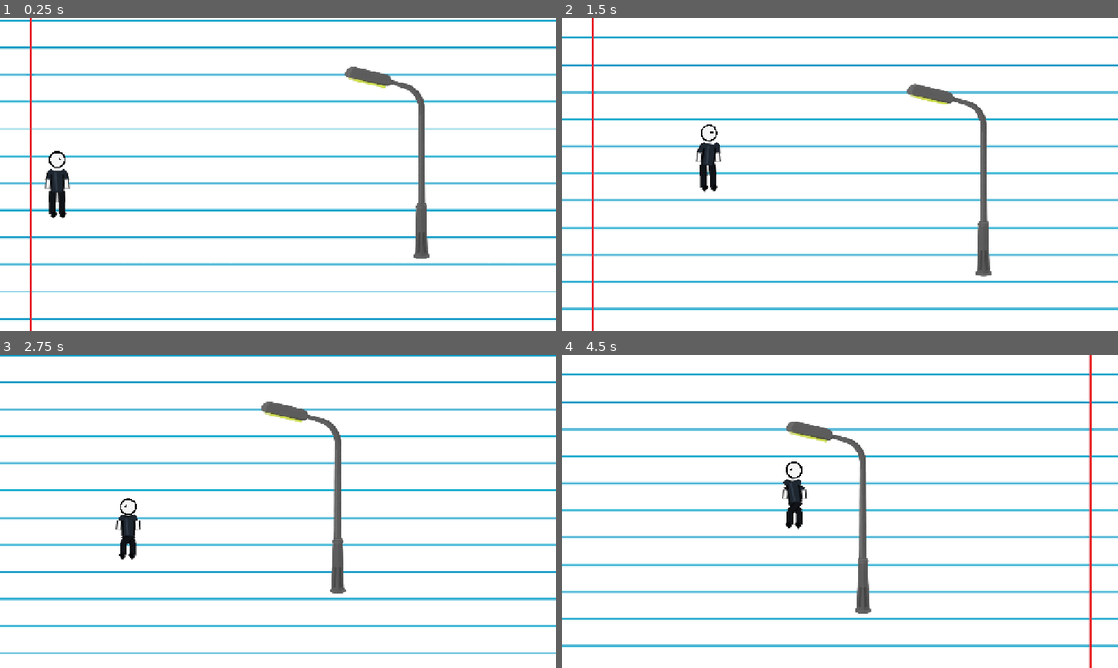
Above: before the commit, frames 1-4 (two rows, left to right).
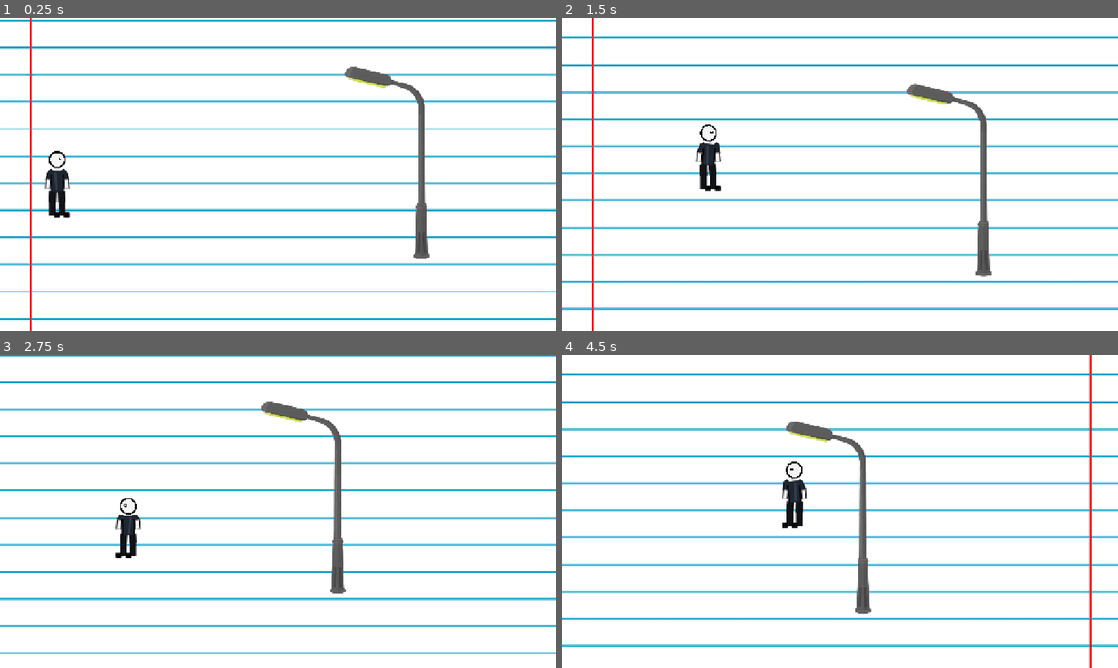
Above: after the commit, the same moments.

Repository: zamuuk13-sketch/TRY-HACKING-ME-NEW-
Game: Godot game, scene res://scenes/main.tscn
Two runs of this game, one before a commit and one after it. Both use one fixed random seed, a clock stepped at 60 frames per second and the inputs below.
Inputs:
- Up to frame 1 (0.25 s): no input
- Up to frame 2 (1.5 s): hold C (crouch) 0.53-1.28 s; hold D (move_right) from 0.53 s (still down); tap Space (jump) at 0.77, 0.8, 1.07, 1.35 s
- Up to frame 3 (2.75 s): tap Space (jump) at 1.52, 1.82, 2.3 s; tap C (crouch) at 1.55 s; release D (move_right) at 2.03 s; hold A (move_left) from 2.03 s (still down); hold C (crouch) from 2.03 s (still down)
- Up to frame 4 (4.5 s): release A (move_left) at 2.78 s; release C (crouch) at 2.78 s; hold D (move_right) 2.78-4.28 s; tap Shift at 2.85 s; tap Space (jump) at 3.02, 3.32, 3.77, 3.8, 4.07, 4.35 s; tap C (crouch) at 3.05 s; hold C (crouch) 3.53-4.28 s; hold A (move_left) from 4.28 s (still down)

The runs differ from the first frame. In frame 1, less than 0.1% of the frame differs, in the area x 8-13%, y 62-65%; in frame 2, less than 0.1%; in frame 3, 0.2%; in frame 4, 0.2%, in the area x 39-44%, y 34-56%.

Commit message:
Rebuild player walk as smooth 8-keyframe animation with proper pose interpolation and facing

Diff:
--- a/scripts/player.gd
+++ b/scripts/player.gd
@@ -1,6 +1,7 @@
 extends CharacterBody2D
-## TRY HACKING ME NOW — procedural player.
-## Movement is preserved. Walk uses a controlled 8-pose animation cycle.
+## TRY HACKING ME NOW — procedural 2D character.
+## The player is drawn as a small cutout-style rig and the walk is built from
+## explicit animation keyframes with interpolation between them.
 
 @export_category("Movement")
 @export var move_speed: float = 260.0
@@ -24,6 +25,42 @@
 var idle_time: float = 0.0
 var landing_punch: float = 0.0
 
+# Explicit walk keyframes. Every entry is a complete pose for the right-facing
+# character. The renderer mirrors the finished pose as one unit when facing left.
+# 0 Contact, 1 Down, 2 Passing, 3 Up, 4 Contact opposite, 5 Down, 6 Passing, 7 Up.
+var walk_knees_l: Array[Vector2] = [
+	Vector2(-9.0, 31.0), Vector2(-8.0, 32.0), Vector2(-4.0, 30.0), Vector2(1.0, 29.0),
+	Vector2(8.0, 31.0), Vector2(7.0, 32.0), Vector2(4.0, 30.0), Vector2(-1.0, 29.0)
+]
+var walk_knees_r: Array[Vector2] = [
+	Vector2(7.0, 30.0), Vector2(6.0, 31.0), Vector2(5.0, 30.0), Vector2(4.0, 29.0),
+	Vector2(-8.0, 31.0), Vector2(-7.0, 32.0), Vector2(-4.0, 30.0), Vector2(1.0, 29.0)
+]
+var walk_feet_l: Array[Vector2] = [
+	Vector2(-13.0, 52.0), Vector2(-11.0, 52.0), Vector2(-3.0, 51.0), Vector2(5.0, 50.0),
+	Vector2(4.0, 52.0), Vector2(2.0, 52.0), Vector2(-5.0, 51.0), Vector2(-8.0, 50.0)
+]
+var walk_feet_r: Array[Vector2] = [
+	Vector2(4.0, 52.0), Vector2(1.0, 52.0), Vector2(6.0, 51.0), Vector2(7.0, 50.0),
+	Vector2(13.0, 52.0), Vector2(11.0, 52.0), Vector2(3.0, 51.0), Vector2(-5.0, 50.0)
+]
+var walk_elbows_l: Array[Vector2] = [
+	Vector2(-12.0, -1.0), Vector2(-13.0, 1.0), Vector2(-15.0, 0.0), Vector2(-16.0, -3.0),
+	Vector2(-9.0, -2.0), Vector2(-10.0, 0.0), Vector2(-13.0, 0.0), Vector2(-15.0, -2.0)
+]
+var walk_elbows_r: Array[Vector2] = [
+	Vector2(14.0, -2.0), Vector2(15.0, 0.0), Vector2(13.0, 0.0), Vector2(10.0, -2.0),
+	Vector2(16.0, -3.0), Vector2(15.0, -1.0), Vector2(13.0, 0.0), Vector2(11.0, -2.0)
+]
+var walk_hands_l: Array[Vector2] = [
+	Vector2(-14.0, 12.0), Vector2(-15.0, 14.0), Vector2(-15.0, 11.0), Vector2(-17.0, 7.0),
+	Vector2(-7.0, 8.0), Vector2(-8.0, 10.0), Vector2(-12.0, 10.0), Vector2(-16.0, 8.0)
+]
+var walk_hands_r: Array[Vector2] = [
+	Vector2(16.0, 9.0), Vector2(17.0, 11.0), Vector2(13.0, 11.0), Vector2(9.0, 7.0),
+	Vector2(18.0, 8.0), Vector2(17.0, 10.0), Vector2(14.0, 11.0), Vector2(10.0, 8.0)
+]
+
 func _ready() -> void:
 	visible = true
 	modulate = Color.WHITE
@@ -84,18 +121,30 @@
 		else:
 			animation_time += delta
 			var frame_duration: float = 1.0 / maxf(animation_fps, 1.0)
-			if animation_time >= frame_duration:
+			while animation_time >= frame_duration:
 				animation_time -= frame_duration
-				animation_frame = (animation_frame + 1) % max(animation_frames, 1)
+				animation_frame = (animation_frame + 1) % animation_frames
+
+func _walk_pose_pair() -> Array[Vector2]:
+	var next_frame: int = (animation_frame + 1) % animation_frames
+	var duration: float = 1.0 / maxf(animation_fps, 1.0)
+	var blend: float = clampf(animation_time / duration, 0.0, 1.0)
+	# Smoothstep gives soft acceleration/deceleration between authored keys.
+	blend = blend * blend * (3.0 - 2.0 * blend)
+	return [Vector2(blend, 0.0), Vector2(float(next_frame), 0.0)]
+
+func _lerp_pose(values: Array[Vector2], frame: int, blend: float) -> Vector2:
+	var next_frame: int = (frame + 1) % animation_frames
+	return values[frame].lerp(values[next_frame], blend)
 
 func _draw() -> void:
 	var skin: Color = Color(0.96, 0.96, 0.96, 1.0)
-	var skin_shadow: Color = Color(0.72, 0.74, 0.78, 1.0)
+	var skin_shadow: Color = Color(0.70, 0.72, 0.76, 1.0)
 	var outline: Color = Color(0.025, 0.028, 0.035, 1.0)
 	var shirt: Color = Color(0.12, 0.15, 0.19, 1.0)
-	var shirt_light: Color = Color(0.19, 0.23, 0.28, 1.0)
+	var shirt_light: Color = Color(0.20, 0.24, 0.29, 1.0)
 	var pants: Color = Color(0.065, 0.075, 0.095, 1.0)
-	var shoe: Color = Color(0.025, 0.028, 0.035, 1.0)
+	var shoe: Color = Color(0.02, 0.022, 0.028, 1.0)
 
 	var d: float = facing_direction
 	var body_y: float = 0.0
@@ -104,31 +153,30 @@
 	var shoulder_y: float = -14.0
 	var hip_y: float = 16.0
 
-	var left_knee: Vector2 = Vector2(-7.0, 31.0)
-	var right_knee: Vector2 = Vector2(7.0, 31.0)
-	var left_ankle: Vector2 = Vector2(-7.0, 49.0)
-	var right_ankle: Vector2 = Vector2(7.0, 49.0)
-	var left_foot: Vector2 = Vector2(-7.0, 52.0)
-	var right_foot: Vector2 = Vector2(7.0, 52.0)
-	var left_elbow: Vector2 = Vector2(-13.0, -1.0)
-	var right_elbow: Vector2 = Vector2(13.0, -1.0)
-	var left_hand: Vector2 = Vector2(-14.0, 11.0)
-	var right_hand: Vector2 = Vector2(14.0, 11.0)
+	var knee_l: Vector2 = Vector2(-7.0, 31.0)
+	var knee_r: Vector2 = Vector2(7.0, 31.0)
+	var foot_l: Vector2 = Vector2(-7.0, 52.0)
+	var foot_r: Vector2 = Vector2(7.0, 52.0)
+	var elbow_l: Vector2 = Vector2(-13.0, -1.0)
+	var elbow_r: Vector2 = Vector2(13.0, -1.0)
+	var hand_l: Vector2 = Vector2(-14.0, 11.0)
+	var hand_r: Vector2 = Vector2(14.0, 11.0)
 
 	if animation_state == "walk":
-		_apply_walk_pose(animation_frame, left_knee, right_knee, left_ankle, right_ankle, left_foot, right_foot, left_elbow, right_elbow, left_hand, right_hand)
-		var pose_body_y: float = 0.0
-		match animation_frame:
-			0, 4:
-				pose_body_y = 0.0
-			1, 5:
-				pose_body_y = 1.8
-			2, 6:
-				pose_body_y = -0.8
-			3, 7:
-				pose_body_y = -1.6
-		body_y = pose_body_y
-		body_lean = 1.0 * d
+		var frame_duration: float = 1.0 / maxf(animation_fps, 1.0)
+		var blend: float = clampf(animation_time / frame_duration, 0.0, 1.0)
+		blend = blend * blend * (3.0 - 2.0 * blend)
+		knee_l = _lerp_pose(walk_knees_l, animation_frame, blend)
+		knee_r = _lerp_pose(walk_knees_r, animation_frame, blend)
+		foot_l = _lerp_pose(walk_feet_l, animation_frame, blend)
+		foot_r = _lerp_pose(walk_feet_r, animation_frame, blend)
+		elbow_l = _lerp_pose(walk_elbows_l, animation_frame, blend)
+		elbow_r = _lerp_pose(walk_elbows_r, animation_frame, blend)
+		hand_l = _lerp_pose(walk_hands_l, animation_frame, blend)
+		hand_r = _lerp_pose(walk_hands_r, animation_frame, blend)
+		var cycle_phase: float = (float(animation_frame) + blend) / 8.0
+		body_y = sin(cycle_phase * TAU) * 1.35
+		body_lean = 0.9 * d
 	else:
 		var breath: float = sin(idle_time * TAU * 0.85)
 		body_y = breath * 0.45
@@ -136,175 +184,78 @@
 			body_y = -1.0
 			body_lean = 2.0 * d
 		elif animation_state == "crouch":
-			body_y = 10.0
+			body_y = 9.0
 			head_y = -22.0
 			shoulder_y = -7.0
 			hip_y = 20.0
 		elif animation_state == "jump":
 			body_y = -2.0
-			body_lean = 3.0 * d
+			body_lean = 2.0 * d
 		elif animation_state == "fall":
 			body_y = 2.0
-			body_lean = -2.0 * d
+			body_lean = -1.5 * d
+
+	# The entire rig is mirrored as a single coordinate system. This prevents
+	# the old left-facing deformation where individual limbs were flipped twice.
+	knee_l.x *= d
+	knee_r.x *= d
+	foot_l.x *= d
+	foot_r.x *= d
+	elbow_l.x *= d
+	elbow_r.x *= d
+	hand_l.x *= d
+	hand_r.x *= d
 
 	var torso_top: Vector2 = Vector2(body_lean, shoulder_y + body_y)
 	var torso_bottom: Vector2 = Vector2(-body_lean * 0.35, hip_y + body_y)
 	var head: Vector2 = Vector2(body_lean * 0.25, head_y + body_y)
 	var neck: Vector2 = Vector2(body_lean * 0.05, -19.0 + body_y)
-	var shoulder_l: Vector2 = torso_top + Vector2(-9.5, 1.0)
-	var shoulder_r: Vector2 = torso_top + Vector2(9.5, 1.0)
-	var hip_l: Vector2 = torso_bottom + Vector2(-6.5, 0.0)
-	var hip_r: Vector2 = torso_bottom + Vector2(6.5, 0.0)
-
-	left_knee.y += body_y
-	right_knee.y += body_y
-	left_ankle.y += body_y
-	right_ankle.y += body_y
-	left_foot.y += body_y
-	right_foot.y += body_y
-	left_elbow.y += body_y
-	right_elbow.y += body_y
-	left_hand.y += body_y
-	right_hand.y += body_y
-
-	if d < 0.0:
-		left_knee.x *= -1.0
-		right_knee.x *= -1.0
-		left_ankle.x *= -1.0
-		right_ankle.x *= -1.0
-		left_foot.x *= -1.0
-		right_foot.x *= -1.0
-		left_elbow.x *= -1.0
-		right_elbow.x *= -1.0
-		left_hand.x *= -1.0
-		right_hand.x *= -1.0
-
-	_draw_limb(hip_l, left_knee, 7.0, pants, outline)
-	_draw_limb(left_knee, left_ankle, 6.0, pants, outline)
-	_draw_limb(hip_r, right_knee, 7.0, pants, outline)
-	_draw_limb(right_knee, right_ankle, 6.0, pants, outline)
-
-	_draw_limb(shoulder_l, left_elbow, 6.0, shirt, outline)
-	_draw_limb(left_elbow, left_hand, 4.8, skin, outline)
-	_draw_limb(shoulder_r, right_elbow, 6.0, shirt, outline)
-	_draw_limb(right_elbow, right_hand, 4.8, skin, outline)
-
-	# Feet are kept close to the ground and angled in the travel direction.
-	_draw_limb(left_ankle, left_foot + Vector2(4.0 * d, 0.0), 5.5, shoe, outline)
-	_draw_limb(right_ankle, right_foot + Vector2(4.0 * d, 0.0), 5.5, shoe, outline)
-
-	# Neck and torso.
+	var shoulder_l: Vector2 = torso_top + Vector2(-9.5 * d, 1.0)
+	var shoulder_r: Vector2 = torso_top + Vector2(9.5 * d, 1.0)
+	var hip_l: Vector2 = torso_bottom + Vector2(-6.5 * d, 0.0)
+	var hip_r: Vector2 = torso_bottom + Vector2(6.5 * d, 0.0)
+
+	# Hip-to-knee-to-foot chains read as actual articulated legs.
+	_draw_limb(hip_l, knee_l + Vector2(0.0, body_y), 7.0, pants, outline)
+	_draw_limb(knee_l + Vector2(0.0, body_y), foot_l + Vector2(0.0, body_y - 1.0), 6.0, pants, outline)
+	_draw_limb(hip_r, knee_r + Vector2(0.0, body_y), 7.0, pants, outline)
+	_draw_limb(knee_r + Vector2(0.0, body_y), foot_r + Vector2(0.0, body_y - 1.0), 6.0, pants, outline)
+
+	# Counter-swinging arms with natural elbow arcs.
+	_draw_limb(shoulder_l, elbow_l + Vector2(0.0, body_y), 6.0, shirt, outline)
+	_draw_limb(elbow_l + Vector2(0.0, body_y), hand_l + Vector2(0.0, body_y), 4.8, skin, outline)
+	_draw_limb(shoulder_r, elbow_r + Vector2(0.0, body_y), 6.0, shirt, outline)
+	_draw_limb(elbow_r + Vector2(0.0, body_y), hand_r + Vector2(0.0, body_y), 4.8, skin, outline)
+
+	# Feet: short shoes instead of a second long limb, keeping contact readable.
+	_draw_foot(foot_l + Vector2(3.5 * d, body_y - 1.0), d, shoe, outline)
+	_draw_foot(foot_r + Vector2(3.5 * d, body_y - 1.0), d, shoe, outline)
+
 	_draw_limb(neck, head + Vector2(0.0, 8.0), 5.0, skin_shadow, outline)
+
+	# Torso with a subtle highlight for depth.
 	draw_line(torso_top, torso_bottom, outline, 19.0, true)
 	draw_line(torso_top, torso_bottom, shirt, 14.0, true)
-	draw_line(torso_top + Vector2(-3.0, 2.0), torso_bottom + Vector2(-1.0, -2.0), shirt_light, 3.0, true)
-
-	# Head, face and tiny eye highlight.
+	draw_line(torso_top + Vector2(-3.0 * d, 2.0), torso_bottom + Vector2(-1.0 * d, -2.0), shirt_light, 3.0, true)
+
+	# Head stays round and does not rotate with the walking cycle.
 	draw_circle(head, 12.5, outline)
 	draw_circle(head, 10.2, skin)
 	var eye: Vector2 = head + Vector2(4.2 * d, -1.3)
 	draw_circle(eye, 2.2, outline)
 	draw_circle(eye + Vector2(0.55 * d, -0.5), 0.65, Color.WHITE)
 
-	# Shoulder and knee joints give the stickman a cleaner silhouette.
+	# Joints make the cutout character feel assembled rather than drawn as sticks.
 	draw_circle(shoulder_l, 3.8, shirt)
 	draw_circle(shoulder_r, 3.8, shirt)
-	draw_circle(left_knee, 3.2, pants)
-	draw_circle(right_knee, 3.2, pants)
-
-func _apply_walk_pose(frame: int, left_knee: Vector2, right_knee: Vector2, left_ankle: Vector2, right_ankle: Vector2, left_foot: Vector2, right_foot: Vector2, left_elbow: Vector2, right_elbow: Vector2, left_hand: Vector2, right_hand: Vector2) -> void:
-	# 8 classic poses: Contact, Down, Passing, Up, then the mirrored four.
-	# Stride stays compact so the legs never fly apart.
-	match frame:
-		0:
-			left_knee.x = -9.0
-			left_ankle.x = -12.0
-			left_foot.x = -13.0
-			right_knee.x = 6.0
-			right_ankle.x = 4.0
-			right_foot.x = 4.0
-			left_elbow.x = -9.0
-			left_hand.x = -7.0
-			right_elbow.x = 15.0
-			right_hand.x = 17.0
-		1:
-			left_knee.x = -8.0
-			left_ankle.x = -10.0
-			left_foot.x = -11.0
-			right_knee.x = 5.0
-			right_ankle.x = 1.0
-			right_foot.x = 1.0
-			left_elbow.x = -10.0
-			left_hand.x = -9.0
-			right_elbow.x = 16.0
-			right_hand.x = 18.0
-		2:
-			left_knee.x = -4.0
-			left_ankle.x = -3.0
-			left_foot.x = -3.0
-			right_knee.x = 5.0
-			right_ankle.x = 6.0
-			right_foot.x = 6.0
-			left_elbow.x = -14.0
-			left_hand.x = -14.0
-			right_elbow.x = 13.0
-			right_hand.x = 13.0
-		3:
-			left_knee.x = 1.0
-			left_ankle.x = 5.0
-			left_foot.x = 6.0
-			right_knee.x = 4.0
-			right_ankle.x = 2.0
-			right_foot.x = 2.0
-			left_elbow.x = -16.0
-			left_hand.x = -18.0
-			right_elbow.x = 10.0
-			right_hand.x = 8.0
-		4:
-			left_knee.x = -6.0
-			left_ankle.x = -4.0
-			left_foot.x = -4.0
-			right_knee.x = 9.0
-			right_ankle.x = 12.0
-			right_foot.x = 13.0
-			left_elbow.x = -15.0
-			left_hand.x = -17.0
-			right_elbow.x = 9.0
-			right_hand.x = 7.0
-		5:
-			left_knee.x = -5.0
-			left_ankle.x = -1.0
-			left_foot.x = -1.0
-			right_knee.x = 8.0
-			right_ankle.x = 10.0
-			right_foot.x = 11.0
-			left_elbow.x = -16.0
-			left_hand.x = -18.0
-			right_elbow.x = 10.0
-			right_hand.x = 9.0
-		6:
-			left_knee.x = -5.0
-			left_ankle.x = -6.0
-			left_foot.x = -6.0
-			right_knee.x = 4.0
-			right_ankle.x = 3.0
-			right_foot.x = 3.0
-			left_elbow.x = -13.0
-			left_hand.x = -13.0
-			right_elbow.x = 14.0
-			right_hand.x = 14.0
-		7:
-			left_knee.x = -4.0
-			left_ankle.x = -2.0
-			left_foot.x = -2.0
-			right_knee.x = -1.0
-			right_ankle.x = -5.0
-			right_foot.x = -6.0
-			left_elbow.x = -10.0
-			left_hand.x = -8.0
-			right_elbow.x = 16.0
-			right_hand.x = 18.0
+	draw_circle(knee_l + Vector2(0.0, body_y), 3.1, pants)
+	draw_circle(knee_r + Vector2(0.0, body_y), 3.1, pants)
 
 func _draw_limb(a: Vector2, b: Vector2, width: float, fill_color: Color, outline_color: Color) -> void:
 	draw_line(a, b, outline_color, width + 3.0, true)
 	draw_line(a, b, fill_color, width, true)
+
+func _draw_foot(position: Vector2, direction: float, fill_color: Color, outline_color: Color) -> void:
+	var toe: Vector2 = position + Vector2(7.0 * direction, 0.0)
+	draw_line(position, toe, outline_color, 7.0, true)
+	draw_line(position, toe, fill_color, 4.0, true)
